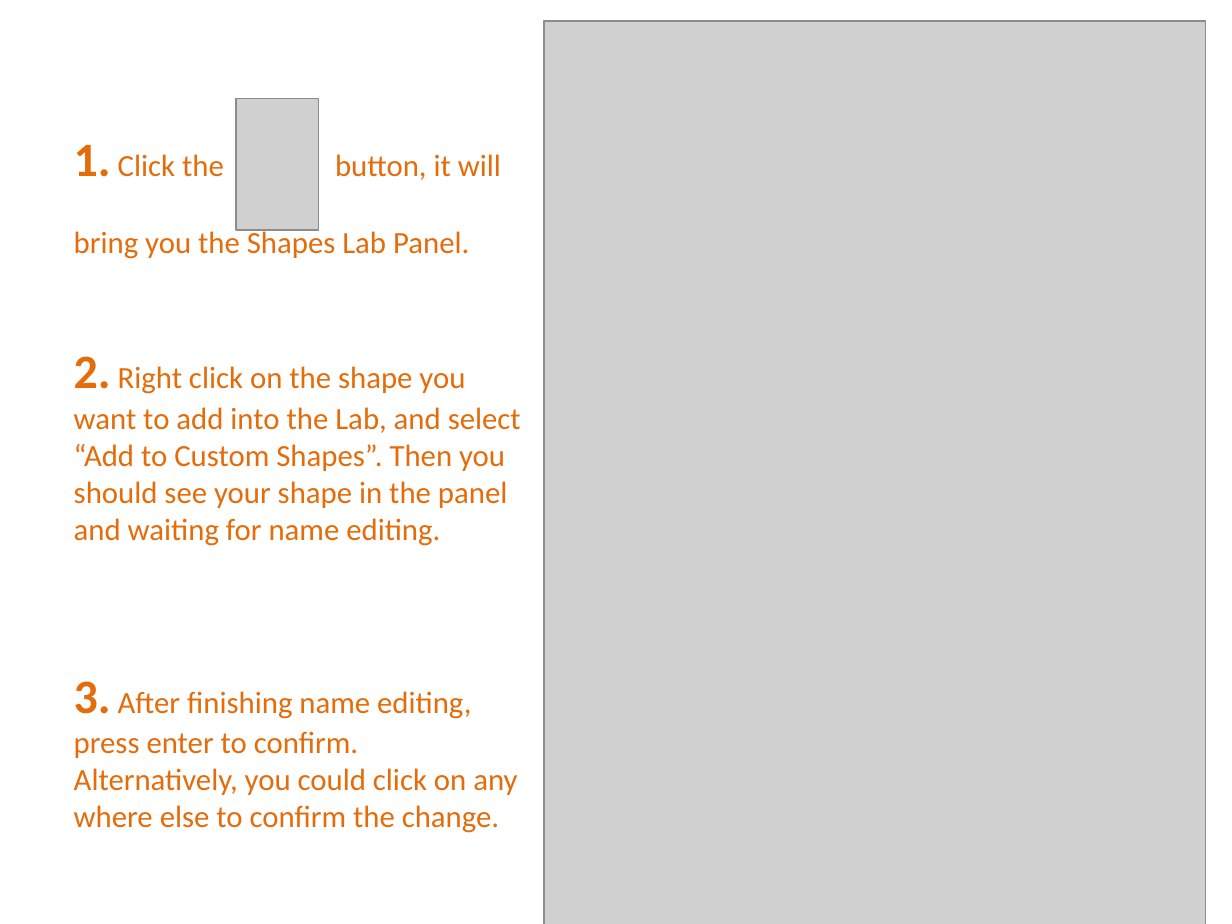
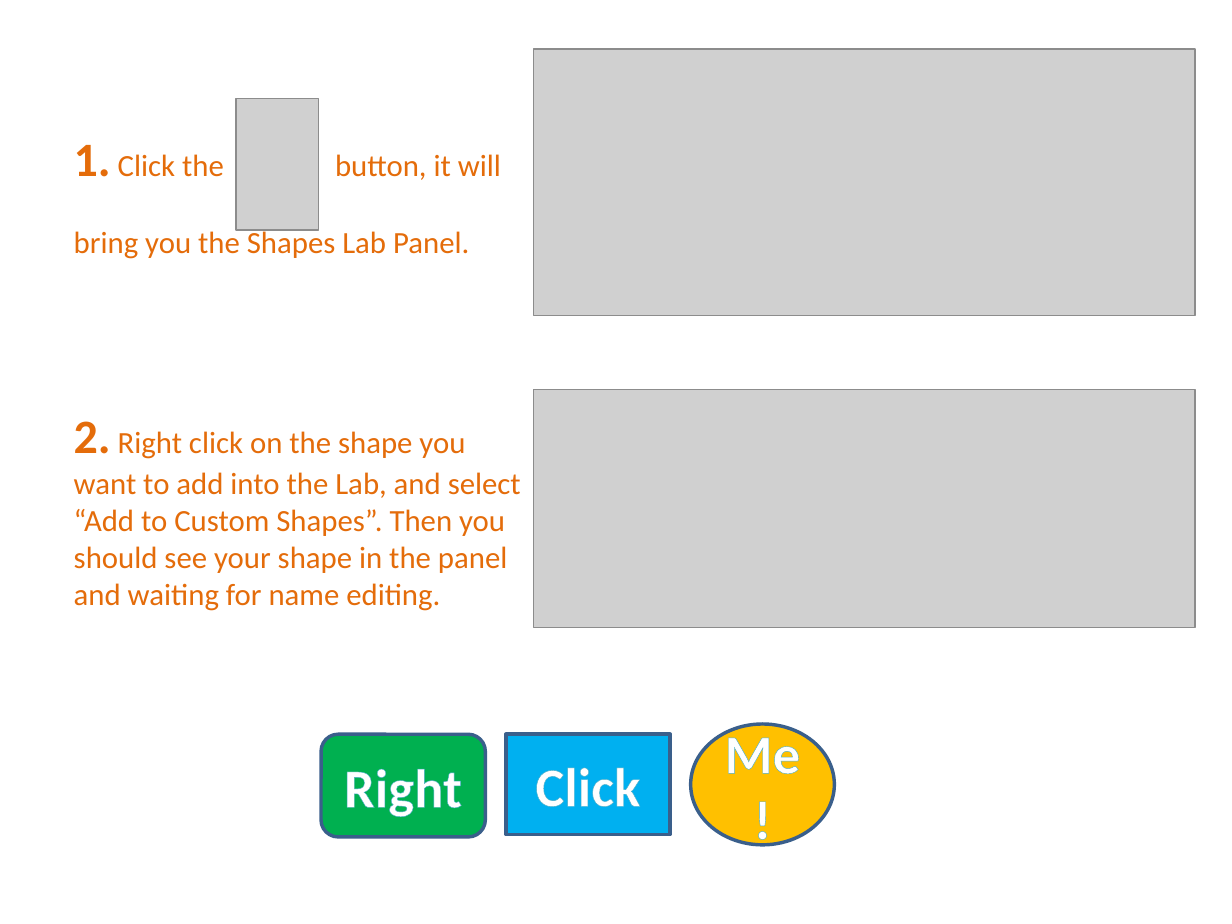
Before and after one commit to PowerPointLabs/PowerPointLabs, a slide deck: slide 28 of PowerPointLabs/PowerPointLabs/PowerPointLabs Quick Tutorial.pptx. Drawn at 1232x924 pixels with LibreOffice and Linux fonts; fonts in the diff are those of the drawing; grey boxes stand for pictures. Boxes give left, top, right and bottom in pixels: in the first picture for what was removed or moved away, otherwise in the second. Text is boxed around its words. In the diff, an @@ line names an element or a change of style, - is before the commit and + after.

```diff
--- a/PowerPointLabs/PowerPointLabs/PowerPointLabs Quick Tutorial.pptx
+++ b/PowerPointLabs/PowerPointLabs/PowerPointLabs Quick Tutorial.pptx
@@ picture: place and size @@
-picture at (545, 21, 1206, 924)
+picture at (533, 49, 1195, 315)
@@ picture added at (533, 389, 1195, 627) @@
@@ text "2. Right click on the ...": place and size @@
-text "2. Right click on the ..." at (74, 356, 521, 546)
+text "2. Right click on the ..." at (74, 421, 521, 611)
@@ text removed at (74, 681, 517, 833) @@
-3. After finishing name editing, press enter to confirm. Alternatively, you could click on any where else to confirm the change.
@@ rounded rectangle added at (322, 734, 485, 837), fill #00B050, outline #3A5F8C 2 pt, 32 pt, text #FFFFFF, bold @@
+Right
@@ rectangle added at (506, 734, 670, 834), fill #00B0F0, outline #3A5F8C 2 pt, 32 pt, text #FFFFFF, bold @@
+Click
@@ ellipse added at (691, 724, 835, 845), fill #FFC000, outline #3A5F8C 2 pt, 32 pt, text #FFFFFF, bold @@
+Me!
```
Also in this commit, not shown: 1 other slide changed, 1 other file.
